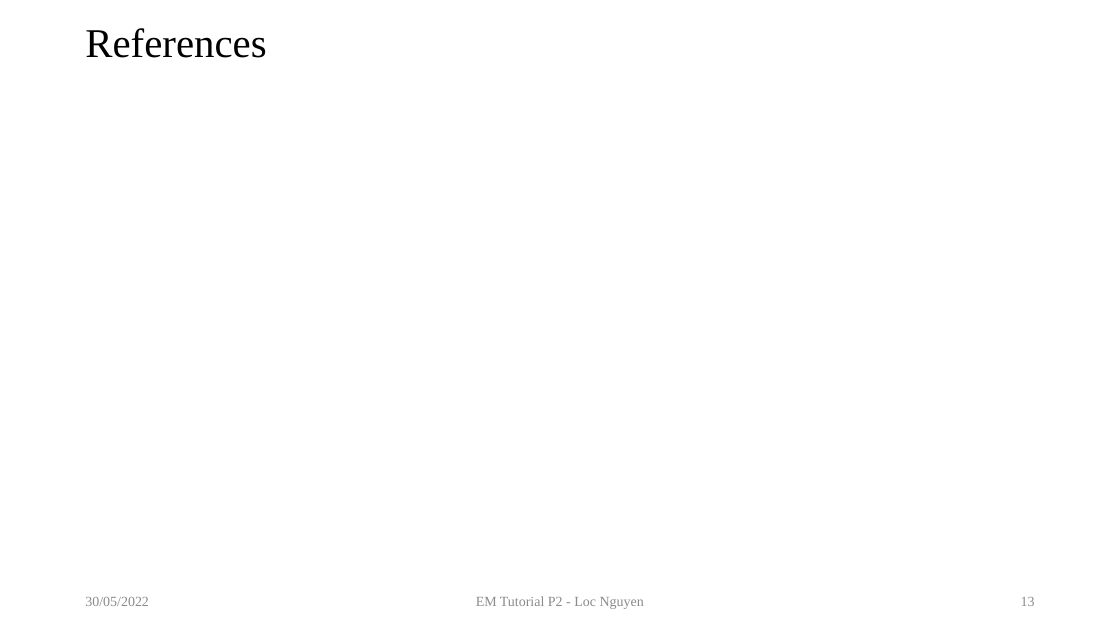
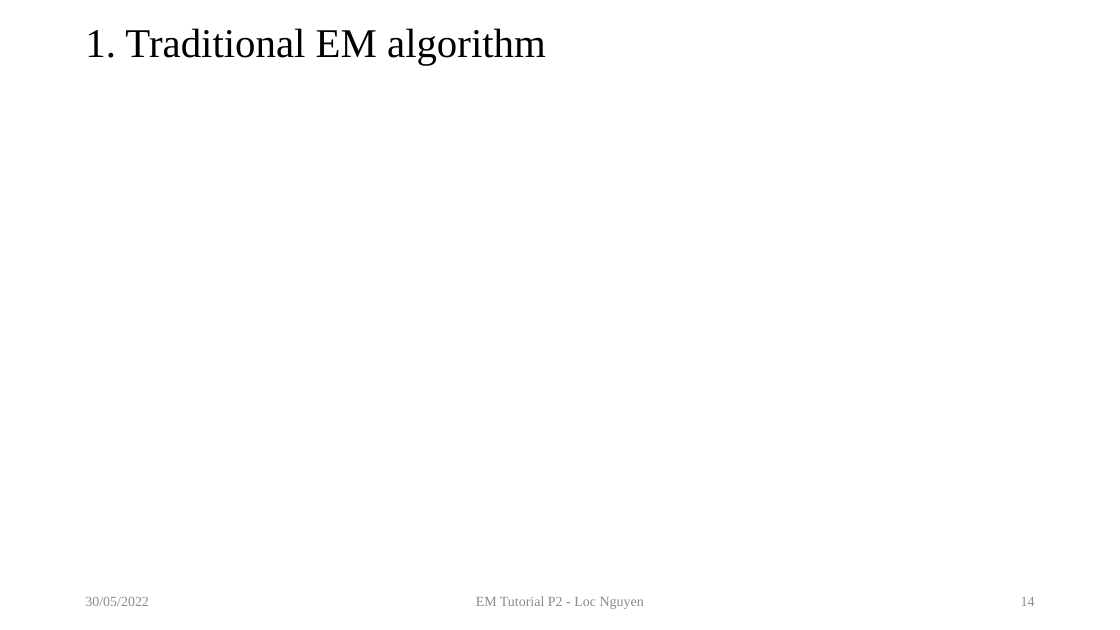
Before and after one commit to ngphloc/double-light, a slide deck: slide 14 of 3_implementation/08.TutorialOnEM/artifact/TutorialOnEM-02.pptx (slide 13 before the commit). Drawn at 1120x630 pixels with LibreOffice and Linux fonts; fonts in the diff are those of the drawing; grey boxes stand for pictures. Boxes give left, top, right and bottom in pixels: in the first picture for what was removed or moved away, otherwise in the second. Text is boxed around its words. In the diff, an @@ line names an element or a change of style, - is before the commit and + after.

```diff
--- a/3_implementation/08.TutorialOnEM/artifact/TutorialOnEM-02.pptx
+++ b/3_implementation/08.TutorialOnEM/artifact/TutorialOnEM-02.pptx
@@ title at box(85, 28, 546, 65): text changed @@
-References
+1. Traditional EM algorithm
@@ page number at box(1021, 597, 1035, 606): text changed @@
-13
+14
```
Also in this commit, not shown: 3 other slides changed, 26 slides added.
